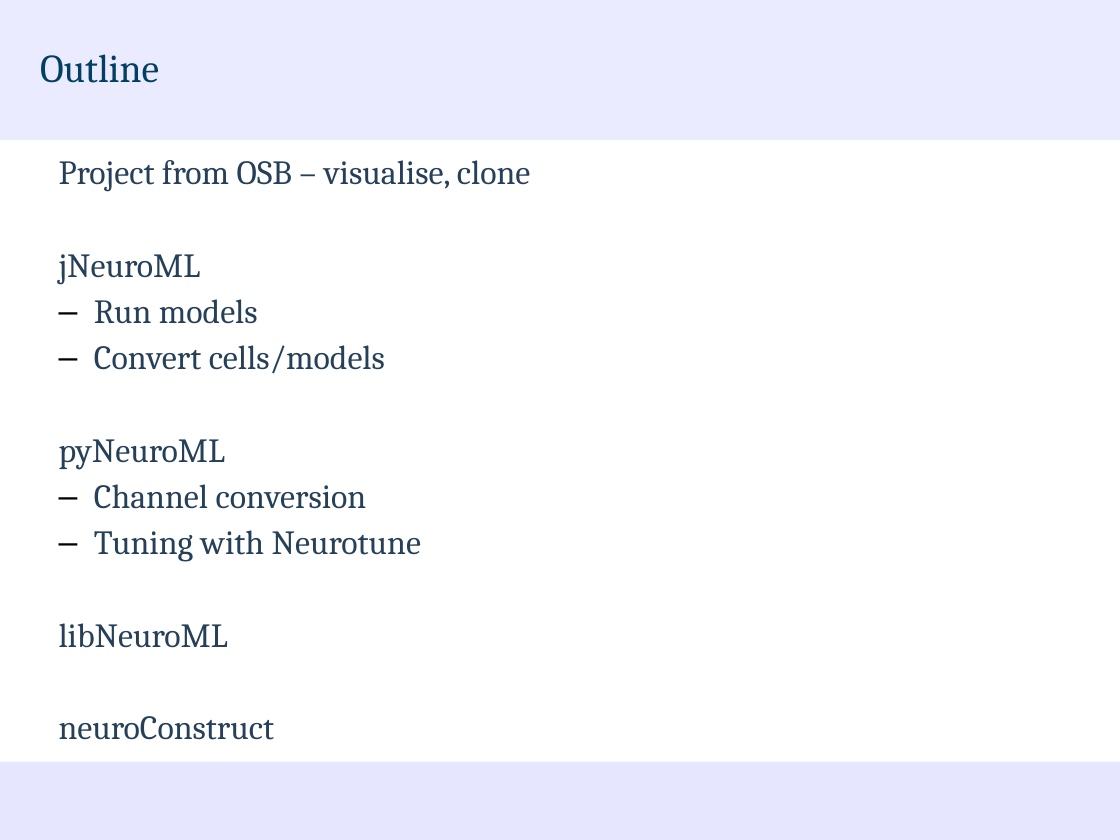
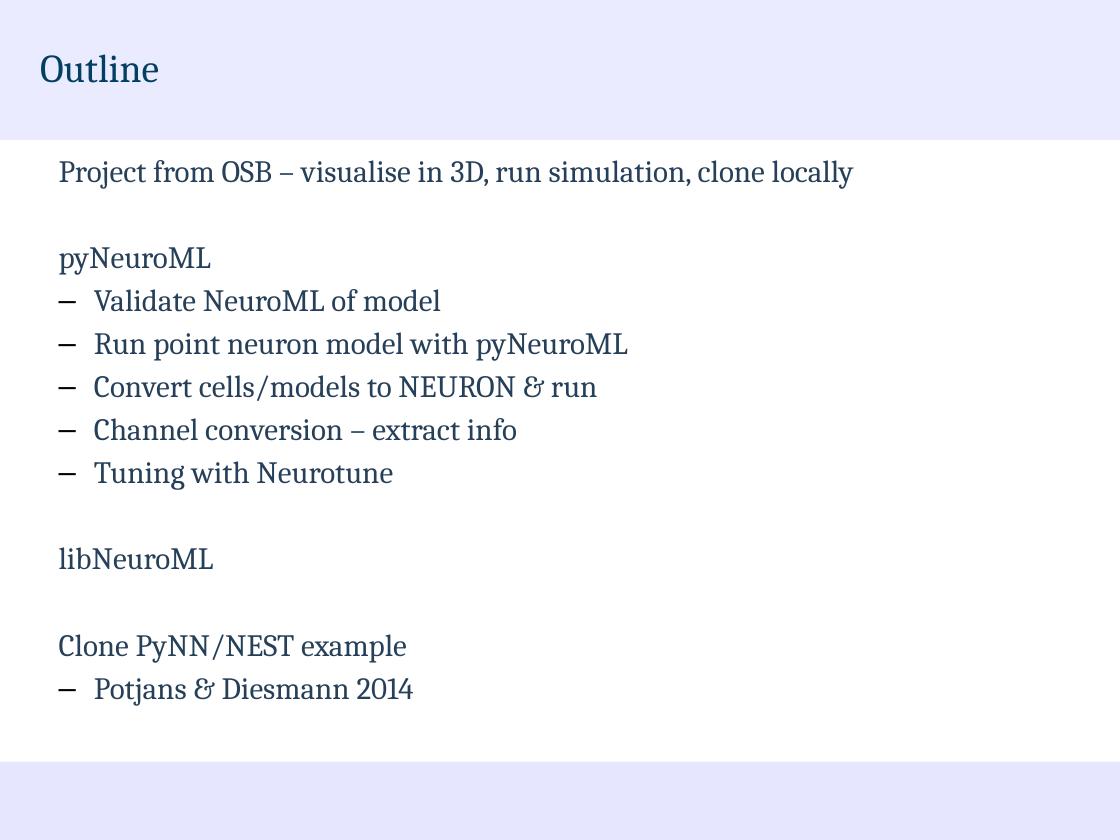
Before and after one commit to NeuroML/Presentations, a slide deck: slide 2 of NeuroML2_LEMS_OSB_HandsOn.odp. Drawn at 1120x840 pixels with LibreOffice and Linux fonts; fonts in the diff are those of the drawing; background and template pictures are left out. Boxes give left, top, right and bottom in pixels: in the first picture for what was removed or moved away, otherwise in the second. Text is boxed around its words. In the diff, an @@ line names an element or a change of style, - is before the commit and + after.

Commit message:
Update

```diff
--- a/NeuroML2_LEMS_OSB_HandsOn.odp
+++ b/NeuroML2_LEMS_OSB_HandsOn.odp
@@ text at <box>59,160,854,189</box>: text changed; size 24 to 22 pt @@
-Project from OSB – visualise, clone
-jNeuroML
-  – Run models
-  – Convert cells/models
+Project from OSB – visualise in 3D, run simulation, clone locally
@@ text at <box>59,247,393,570</box>: size 24 to 22 pt in "pyNeuroML", "Tuning with Neurotune", "libNeuroML" @@
@@ text at <box>94,289,628,441</box>: text changed; size 24 to 22 pt @@
-  – Channel conversion
+  – Validate NeuroML of model
+  – Run point neuron model with pyNeuroML
+  – Convert cells/models to NEURON & run
+  – Channel conversion – extract info
@@ text at <box>59,634,414,706</box>: text changed; size 24 to 22 pt @@
-neuroConstruct
+Clone PyNN/NEST example
+  – Potjans & Diesmann 2014
```
Also in this commit, not shown: 3 slides added, 1 slide removed.
